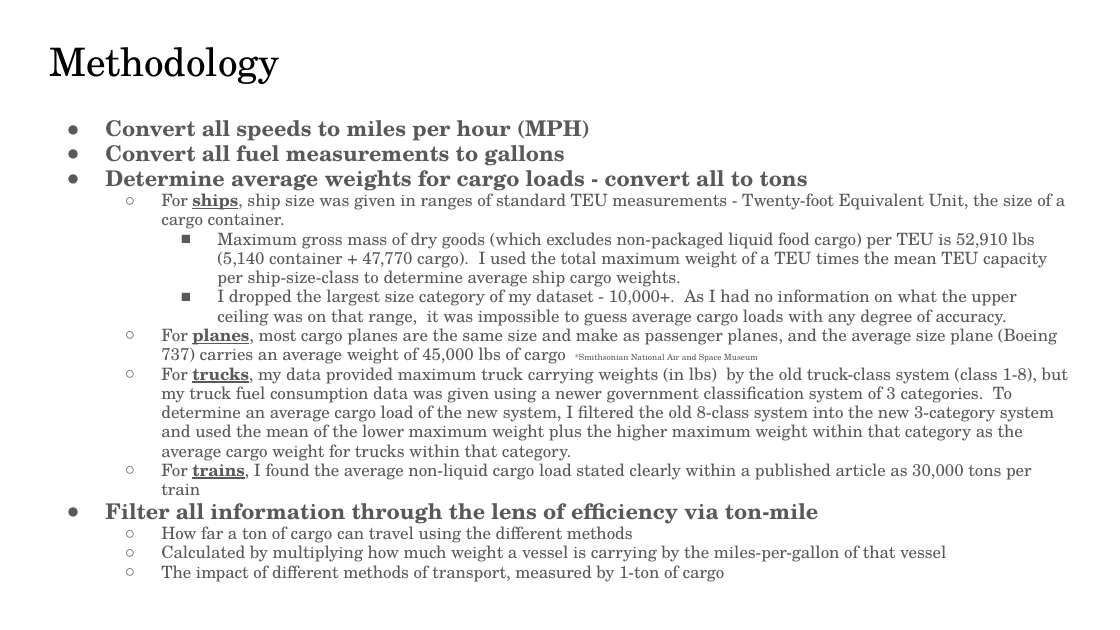
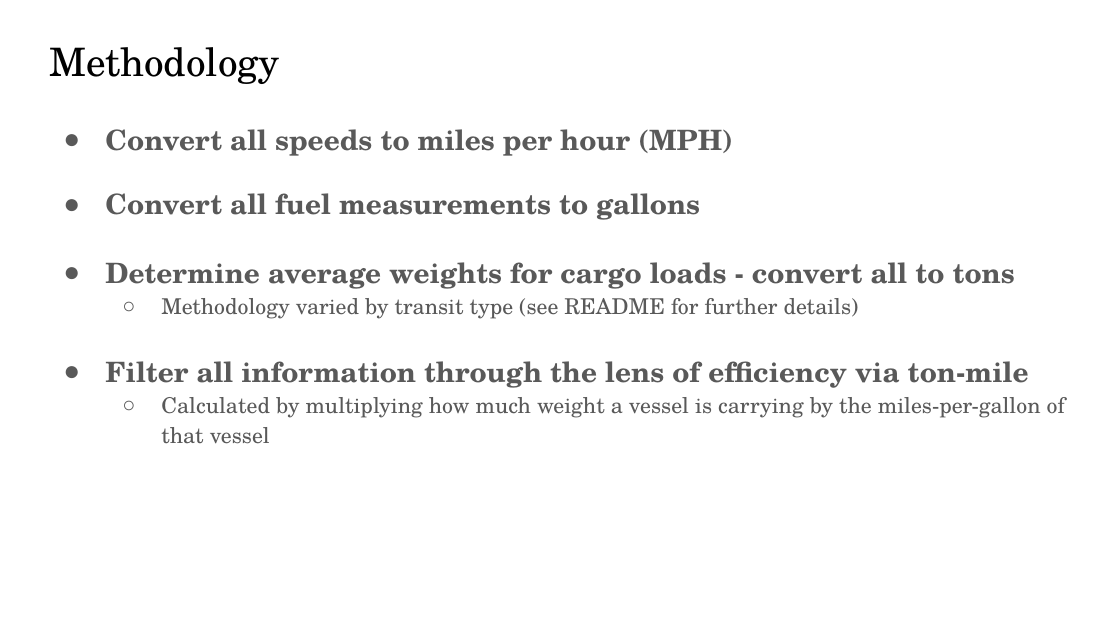
Before and after one commit to Rhunsilval/capstone, a slide deck: slide 5 of Presentation/The Cost of Moving Food - capstone.pptx (slide 7 before the commit). Drawn at 1120x630 pixels with LibreOffice and Linux fonts; fonts in the diff are those of the drawing. Boxes give left, top, right and bottom in pixels: in the first picture for what was removed or moved away, otherwise in the second. Text is boxed around its words. In the diff, an @@ line names an element or a change of style, - is before the commit and + after.

```diff
--- a/Presentation/The Cost of Moving Food - capstone.pptx
+++ b/Presentation/The Cost of Moving Food - capstone.pptx
@@ text at (x1=105, y1=129, x2=1065, y2=444): size 13.9 to 18 pt in "Convert all speeds to miles per hour ...", "Convert all fuel measurements to gallons", "Determine average weights for cargo loads - ...", "Filter all information through the lens of ..."; size 10.8 to 14 pt in "Calculated by multiplying how much weight a ..."; indent changed; line spacing 0.95 to 1.15 @@
@@ text at (x1=161, y1=298, x2=859, y2=319): text changed; size 10.8 to 14 pt @@
-  ○ For ships, ship size was given in ranges of standard TEU measurements - Twenty-foot Equivalent Unit, the size of a cargo container.
-    ■ Maximum gross mass of dry goods (which excludes non-packaged liquid food cargo) per TEU is 52,910 lbs (5,140 container + 47,770 cargo). I used the total maximum weight of a TEU times the mean TEU capacity per ship-size-class to determine average ship cargo weights.
-    ■ I dropped the largest size category of my dataset - 10,000+. As I had no information on what the upper ceiling was on that range, it was impossible to guess average cargo loads with any degree of accuracy.
-  ○ For planes, most cargo planes are the same size and make as passenger planes, and the average size plane (Boeing 737) carries an average weight of 45,000 lbs of cargo *Smithsonian National Air and Space Museum
-  ○ For trucks, my data provided maximum truck carrying weights (in lbs) by the old truck-class system (class 1-8), but my truck fuel consumption data was given using a newer government classification system of 3 categories. To determine an average cargo load of the new system, I filtered the old 8-class system into the new 3-category system and used the mean of the lower maximum weight plus the higher maximum weight within that category as the average cargo weight for trucks within that category.
-  ○ For trains, I found the average non-liquid cargo load stated clearly within a published article as 30,000 tons per train
+  ○ Methodology varied by transit type (see README for further details)
@@ text at (x1=161, y1=522, x2=633, y2=543): paragraph removed @@
-  ○ How far a ton of cargo can travel using the different methods
@@ text at (x1=161, y1=561, x2=725, y2=582): paragraph removed @@
-  ○ The impact of different methods of transport, measured by 1-ton of cargo
```
Also in this commit, not shown: 10 other slides changed, 1 slide added, 16 slides removed, 3 other files.
